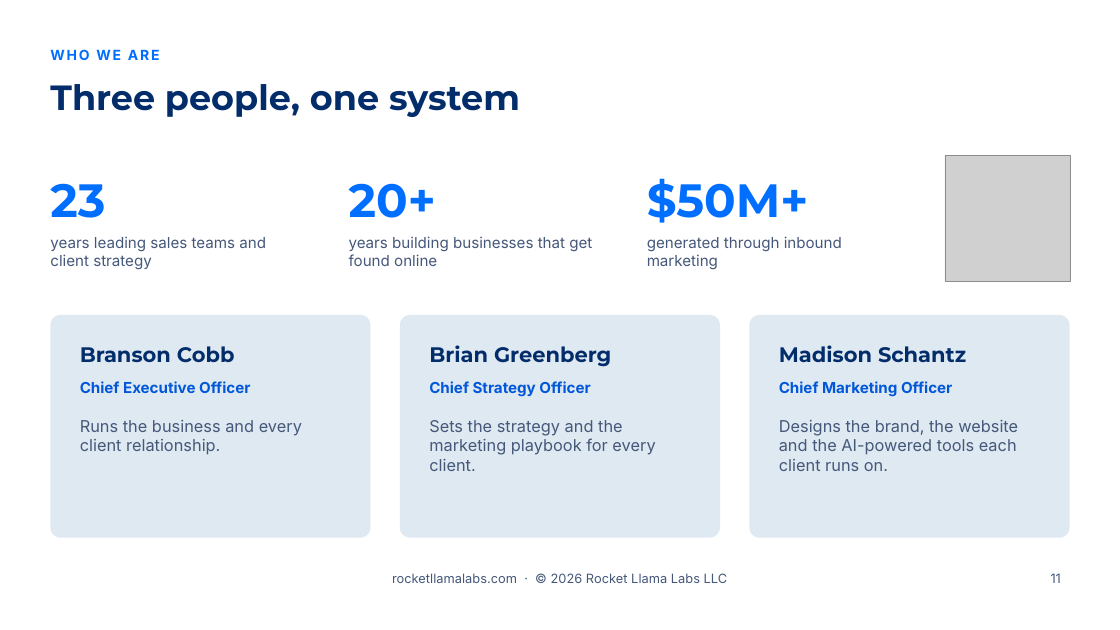
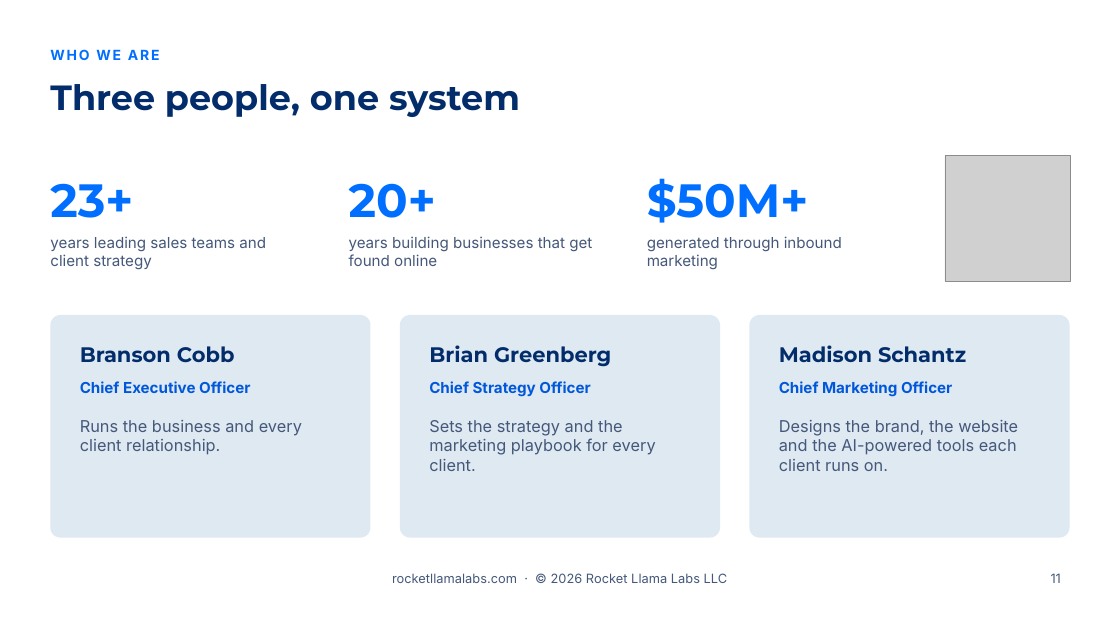
Before and after one commit to RocketLlamaLabs/rocketllama-website, a slide deck: slide 11 of public/slides/v1/rocket-llama-labs-sales-presentation-v1.pptx. Drawn at 1120x630 pixels with LibreOffice and Linux fonts; fonts in the diff are those of the drawing; grey boxes stand for pictures; background and template pictures are left out. Boxes give left, top, right and bottom in pixels: in the first picture for what was removed or moved away, otherwise in the second. Text is boxed around its words. In the diff, an @@ line names an element or a change of style, - is before the commit and + after.

```diff
--- a/public/slides/v1/rocket-llama-labs-sales-presentation-v1.pptx
+++ b/public/slides/v1/rocket-llama-labs-sales-presentation-v1.pptx
@@ text at (x1=50, y1=183, x2=133, y2=218): text changed @@
-23
+23+
```
Also in this commit, not shown: 1 other file.
